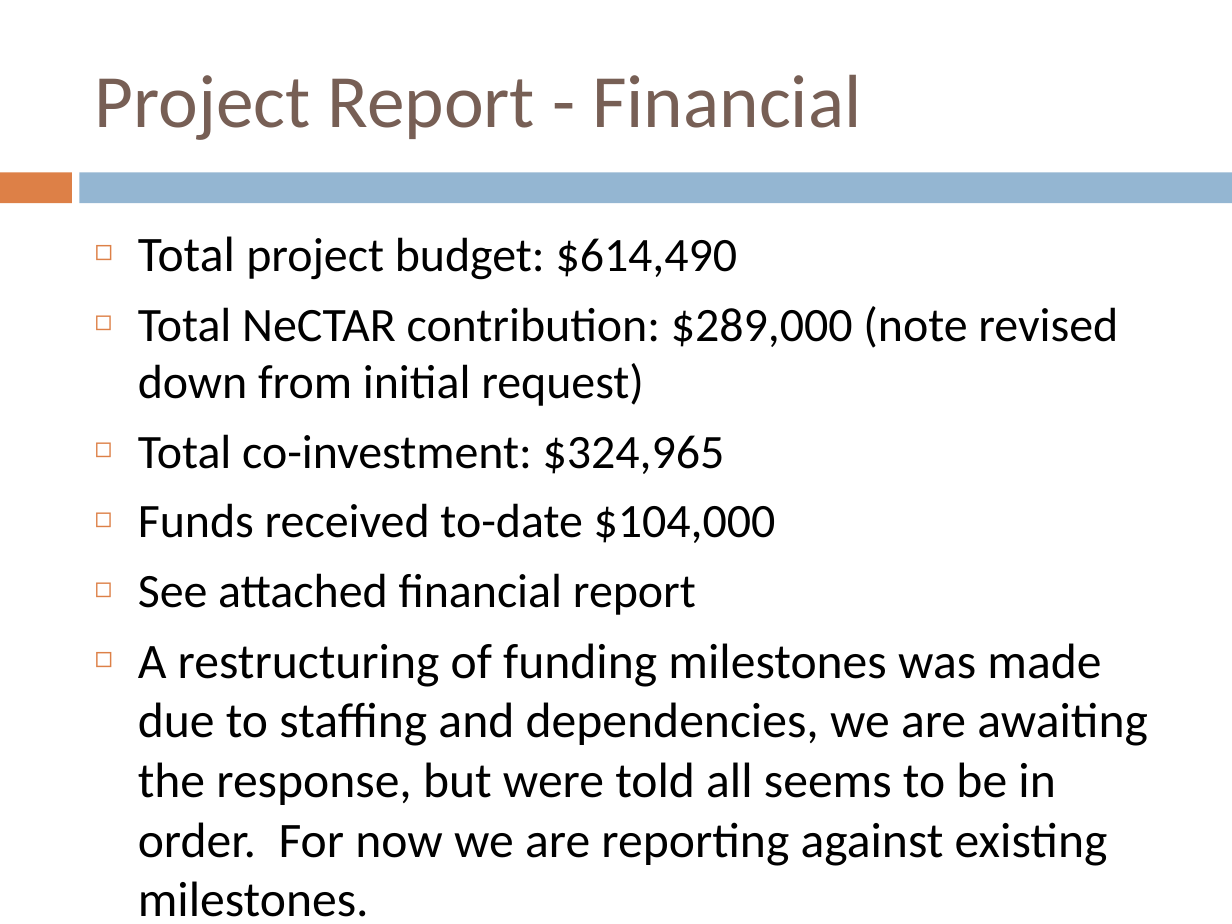
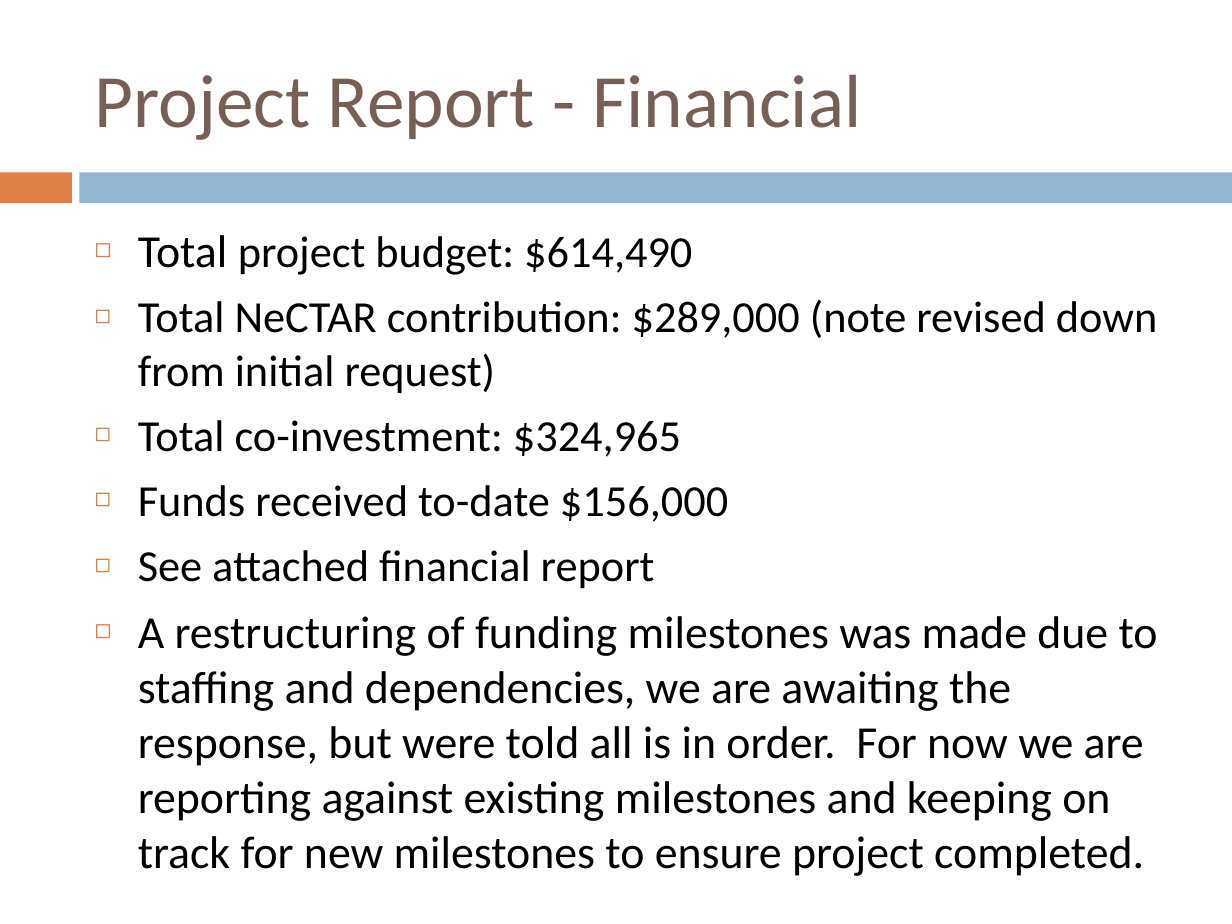
Before and after one commit to tranaweera/ark-informatics, a slide deck: slide 7 of ARK/trunk/usefulTools/TestFilesAndDocuments/steering committee/NeCTAR/Steering Committee Meetings/Steering Committee Meeting June_2013.pptx (slide 6 before the commit). Drawn at 1232x924 pixels with LibreOffice and Linux fonts; fonts in the diff are those of the drawing. Boxes give left, top, right and bottom in pixels: in the first picture for what was removed or moved away, otherwise in the second. Text is boxed around its words. In the diff, an @@ line names an element or a change of style, - is before the commit and + after.

Commit message:
a whole lot more steering committee documentation and reports

```diff
--- a/ARK/trunk/usefulTools/TestFilesAndDocuments/steering committee/NeCTAR/Steering Committee Meetings/Steering Committee Meeting June_2013.pptx
+++ b/ARK/trunk/usefulTools/TestFilesAndDocuments/steering committee/NeCTAR/Steering Committee Meetings/Steering Committee Meeting June_2013.pptx
@@ text at (x1=138, y1=235, x2=1157, y2=588): size 29 to 26.8 pt in "Total"; size 28 to 25.9 pt in "project budget: $614,490", "Total NeCTAR contribution: $289,000 (note revised down ...", "Total co-investment: $324,965", "See attached financial report" @@
@@ text at (x1=138, y1=485, x2=728, y2=522): text changed; size 28 to 25.9 pt @@
-◻ Funds received to-date $104,000
+◻ Funds received to-date $156,000
@@ text at (x1=138, y1=616, x2=1158, y2=876): text changed; size 29 to 26.8 pt @@
-◻ A restructuring of funding milestones was made due to staffing and dependencies, we are awaiting the response, but were told all seems to be in order. For now we are reporting against existing milestones.
+◻ A restructuring of funding milestones was made due to staffing and dependencies, we are awaiting the response, but were told all is in order. For now we are reporting against existing milestones and keeping on track for new milestones to ensure project completed.
```
Also in this commit, not shown: 3 other slides changed, 1 slide added, 2 other files.
